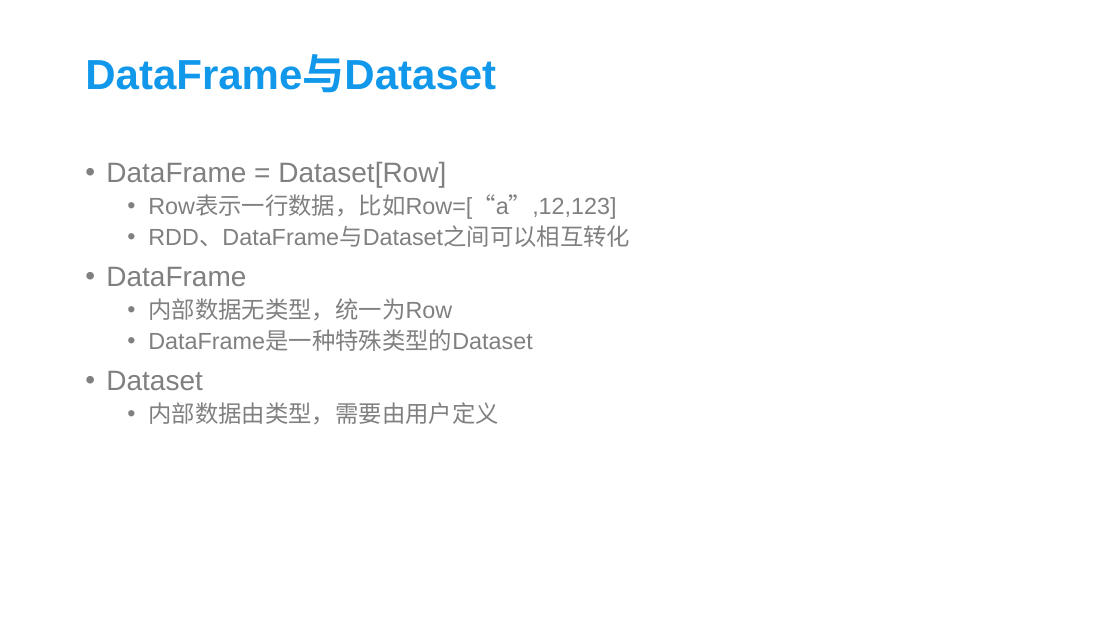
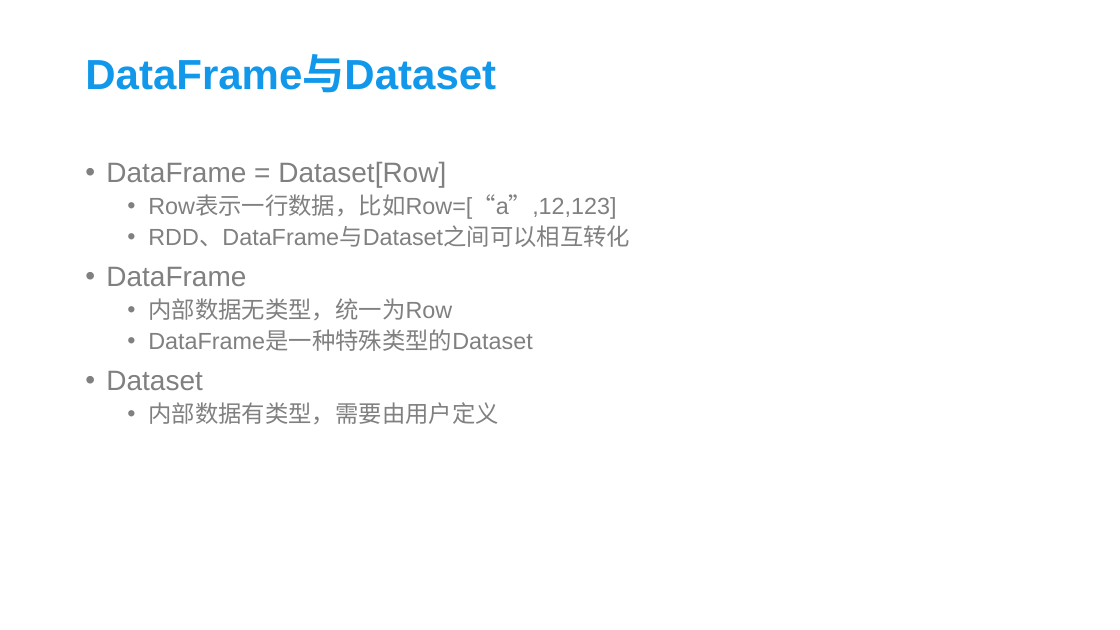
Before and after one commit to xrw560/knowledge-store, a slide deck: slide 8 of cusppt/spark.pptx. Drawn at 1120x630 pixels with LibreOffice and Linux fonts; fonts in the diff are those of the drawing; background and template pictures are left out. Boxes give left, top, right and bottom in pixels: in the first picture for what was removed or moved away, otherwise in the second. Text is boxed around its words. In the diff, an @@ line names an element or a change of style, - is before the commit and + after.

```diff
--- a/cusppt/spark.pptx
+++ b/cusppt/spark.pptx
@@ text at (x1=148, y1=402, x2=499, y2=424): text changed @@
-  • 内部数据由类型，需要由用户定义
+  • 内部数据有类型，需要由用户定义
```
Also in this commit, not shown: 1 other file.
